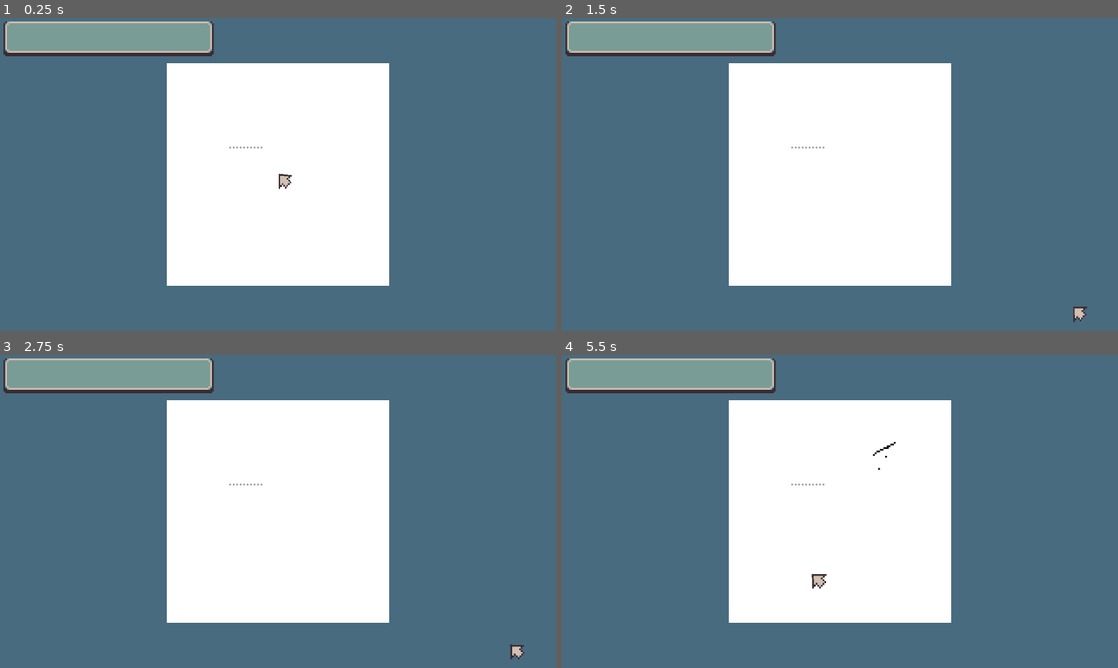
Above: before the commit, frames 1-4 (two rows, left to right).
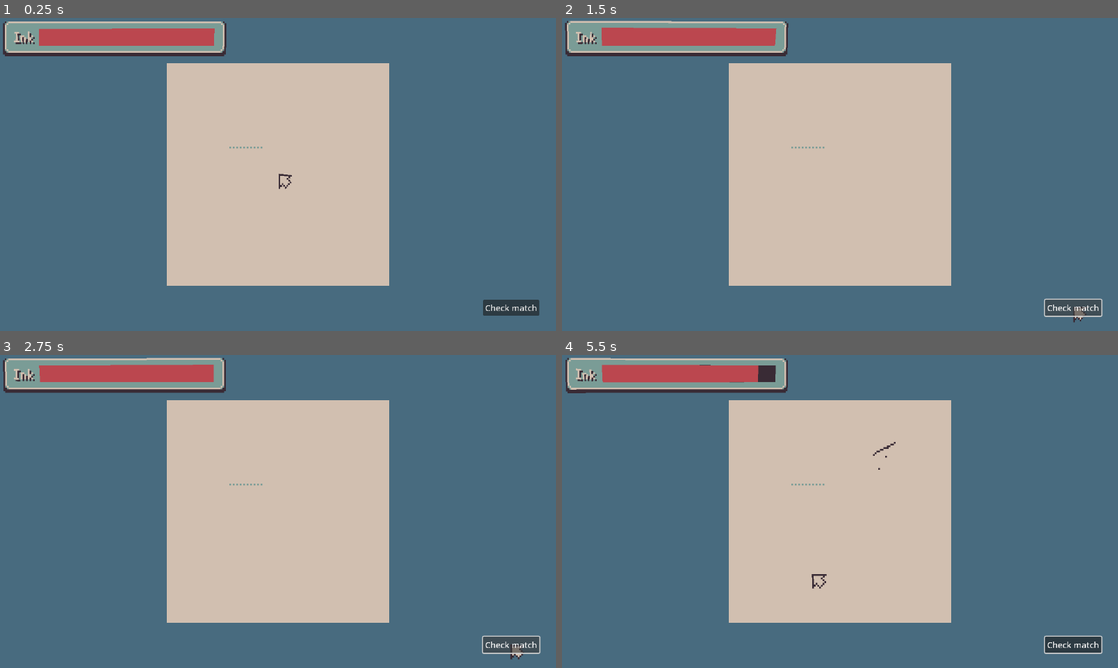
Above: after the commit, the same moments.

Repository: void22790/drunkink_ld58
Game: Godot game, scene res://scenes/root/main.tscn
Two runs of this game, one before a commit and one after it. Both use one fixed random seed, a clock stepped at 60 frames per second and the inputs below.
Inputs (mouse positions are in pixels of both pictures, inside the frame that each line leads up to):
- Up to frame 1 (0.25 s): no input
- Up to frame 2 (1.5 s): click (1073, 309) at 0.5 s, where only the run after the commit has a clickable "Check match"; click (1073, 309) at 1.25 s, where only the run after the commit has a clickable "Check match"
- Up to frame 3 (2.75 s): click (511, 646) at 2 s, where only the run after the commit has a clickable "Check match"
- Up to frame 4 (5.5 s): tap Enter at 2.75 s; move the mouse to (962, 495) at 2.77 s; right-click (962, 495) at 2.85 s; move the mouse to (728, 527) at 3.52 s; right-click (728, 527) at 3.6 s; tap Space at 4.25 s; move the mouse to (895, 442) at 4.27 s; press the mouse at (895, 442) at 4.28 s; right-click (895, 442) at 4.55 s; move the mouse to (812, 574) at 5.02 s; release the mouse at (812, 574) at 5.03 s; right-click (812, 574) at 5.1 s

The runs differ from the first frame. In frame 1, 31% of the frame differs, in the area x 0-97%, y 1-96%; in frame 2, 31%; in frame 3, 31%, in the area x 0-98%, y 0-96%; in frame 4, 31%.

Commit message:
Added font; Ink bar

Diff:
--- a/scenes/root/main.tscn
+++ b/scenes/root/main.tscn
@@ -7,13 +7,41 @@
 [ext_resource type="Script" uid="uid://qhich4gh7uli" path="res://scripts/root/drawing_hand.gd" id="4_t8wu2"]
 [ext_resource type="Texture2D" uid="uid://3t1dcl8hm2sm" path="res://graphics/func/hand_drawing.png" id="5_d8tfi"]
 [ext_resource type="Script" uid="uid://cbqpqilsv7kmc" path="res://scripts/root/mouse_cursor.gd" id="7_5gd1g"]
+[ext_resource type="Script" uid="uid://d14rb1mgoniw4" path="res://scripts/root/ink_bar.gd" id="7_7wtdl"]
 [ext_resource type="Texture2D" uid="uid://cxikfnmfjy5ga" path="res://graphics/func/gui_frame.png" id="7_aqeut"]
 [ext_resource type="Texture2D" uid="uid://b1yhh8k4yt7lu" path="res://graphics/func/cursor_normal.png" id="8_aqeut"]
+[ext_resource type="FontFile" uid="uid://dmiua4vyuiu88" path="res://graphics/fonts/cc.yal.6w3.ttf" id="8_gsrg7"]
 
 [sub_resource type="ShaderMaterial" id="ShaderMaterial_t8wu2"]
 shader = ExtResource("4_d8tfi")
 shader_parameter/intensity = 2.0
 shader_parameter/frequency = 12.0
+
+[sub_resource type="ShaderMaterial" id="ShaderMaterial_aqeut"]
+shader = ExtResource("4_d8tfi")
+shader_parameter/intensity = 0.50000002375
+shader_parameter/frequency = 2.0000000475
+
+[sub_resource type="ShaderMaterial" id="ShaderMaterial_7wtdl"]
+shader = ExtResource("4_d8tfi")
+shader_parameter/intensity = 0.50000002375
+shader_parameter/frequency = 2.0000000475
+
+[sub_resource type="ShaderMaterial" id="ShaderMaterial_rn6ia"]
+shader = ExtResource("4_d8tfi")
+shader_parameter/intensity = 0.50000002375
+shader_parameter/frequency = 2.0000000475
+
+[sub_resource type="ShaderMaterial" id="ShaderMaterial_5n5hw"]
+shader = ExtResource("4_d8tfi")
+shader_parameter/intensity = 1.0000000475
+shader_parameter/frequency = 2.0000000475
+
+[sub_resource type="StyleBoxFlat" id="StyleBoxFlat_2dnuo"]
+bg_color = Color(0.22352941, 0.16862746, 0.20784314, 1)
+
+[sub_resource type="StyleBoxFlat" id="StyleBoxFlat_cw5wm"]
+bg_color = Color(0.73333335, 0.2784314, 0.30980393, 1)
 
 [sub_resource type="ShaderMaterial" id="ShaderMaterial_gsrg7"]
 shader = ExtResource("4_d8tfi")
@@ -52,8 +80,75 @@
 texture = ExtResource("5_d8tfi")
 offset = Vector2(48, 56)
 
+[node name="GUI Control" type="Control" parent="."]
+layout_mode = 3
+anchors_preset = 0
+offset_right = 320.0
+offset_bottom = 180.0
+
+[node name="Ink Bar" type="Control" parent="GUI Control"]
+anchors_preset = 0
+offset_right = 320.0
+offset_bottom = 180.0
+script = ExtResource("7_7wtdl")
+
+[node name="NinePatchRect" type="NinePatchRect" parent="GUI Control/Ink Bar"]
+material = SubResource("ShaderMaterial_aqeut")
+layout_mode = 0
+offset_left = 2.0
+offset_top = 2.0
+offset_right = 130.0
+offset_bottom = 22.0
+texture = ExtResource("7_aqeut")
+region_rect = Rect2(0, 0, 12, 12)
+patch_margin_left = 4
+patch_margin_top = 3
+patch_margin_right = 4
+patch_margin_bottom = 5
+
+[node name="Label Shadow" type="Label" parent="GUI Control/Ink Bar"]
+material = SubResource("ShaderMaterial_7wtdl")
+layout_mode = 0
+offset_left = 9.0
+offset_top = 6.0
+offset_right = 21.0
+offset_bottom = 15.0
+theme_override_colors/font_color = Color(0.22352941, 0.16862746, 0.20784314, 1)
+theme_override_fonts/font = ExtResource("8_gsrg7")
+text = "Ink"
+
+[node name="Label Text" type="Label" parent="GUI Control/Ink Bar"]
+material = SubResource("ShaderMaterial_rn6ia")
+layout_mode = 0
+offset_left = 8.0
+offset_top = 5.0
+offset_right = 20.0
+offset_bottom = 14.0
+theme_override_colors/font_color = Color(0.81960785, 0.7490196, 0.6901961, 1)
+theme_override_fonts/font = ExtResource("8_gsrg7")
+text = "Ink"
+
+[node name="ProgressBar" type="ProgressBar" parent="GUI Control/Ink Bar"]
+material = SubResource("ShaderMaterial_5n5hw")
+layout_mode = 0
+offset_left = 23.0
+offset_top = 6.0
+offset_right = 123.0
+offset_bottom = 16.0
+theme_override_styles/background = SubResource("StyleBoxFlat_2dnuo")
+theme_override_styles/fill = SubResource("StyleBoxFlat_cw5wm")
+value = 80.0
+show_percentage = false
+
+[node name="Mouse Cursor" type="Node2D" parent="."]
+script = ExtResource("7_5gd1g")
+
+[node name="Sprite2D" type="Sprite2D" parent="Mouse Cursor"]
+material = SubResource("ShaderMaterial_gsrg7")
+texture = ExtResource("8_aqeut")
+offset = Vector2(4, 4)
+
 [node name="Debug Menu" type="Control" parent="."]
-visible = false
 layout_mode = 3
 anchors_preset = 0
 offset_right = 320.0
@@ -68,33 +163,4 @@
 scale = Vector2(0.3, 0.3)
 text = "Check match"
 
-[node name="Interface" type="CanvasLayer" parent="."]
-
-[node name="GUI Control" type="Control" parent="Interface"]
-layout_mode = 3
-anchors_preset = 0
-offset_right = 320.0
-offset_bottom = 180.0
-
-[node name="NinePatchRect" type="NinePatchRect" parent="Interface/GUI Control"]
-layout_mode = 0
-offset_left = 2.0
-offset_top = 2.0
-offset_right = 123.0
-offset_bottom = 22.0
-texture = ExtResource("7_aqeut")
-region_rect = Rect2(0, 0, 12, 12)
-patch_margin_left = 4
-patch_margin_top = 3
-patch_margin_right = 4
-patch_margin_bottom = 5
-
-[node name="Mouse Cursor" type="Node2D" parent="Interface"]
-script = ExtResource("7_5gd1g")
-
-[node name="Sprite2D" type="Sprite2D" parent="Interface/Mouse Cursor"]
-material = SubResource("ShaderMaterial_gsrg7")
-texture = ExtResource("8_aqeut")
-offset = Vector2(4, 4)
-
 [connection signal="pressed" from="Debug Menu/MatchButton" to="." method="_on_match_button_pressed"]
--- a/scripts/root/drawing_canvas.gd
+++ b/scripts/root/drawing_canvas.gd
@@ -15,6 +15,7 @@
 var stencil_ink: int
 
 var ink_amount: int = 10
+var max_ink_amount: int
 
 var cursor_raw_pos: Vector2
 var cursor_pos: Vector2i
@@ -61,6 +62,7 @@
 				ink += 1
 	stencil_ink = ink
 	ink_amount = (10 * ink) + (ink * 10 * Main.difficulty)
+	max_ink_amount = ink_amount
 
 func _draw_stencil() -> void:
 	if stencil_data.is_empty():
--- /dev/null
+++ b/scripts/root/ink_bar.gd
@@ -0,0 +1,9 @@
+extends Control
+
+@onready var drawing_canvas: Node2D = $"../../Drawing Canvas"
+
+@onready var progress_bar: ProgressBar = $ProgressBar
+
+func _process(_delta: float) -> void:
+	var amount: float = float(drawing_canvas.ink_amount) / float(drawing_canvas.max_ink_amount) * 100.0
+	progress_bar.value = amount
--- a/scripts/root/main.gd
+++ b/scripts/root/main.gd
@@ -4,7 +4,7 @@
 
 @onready var drawing_canvas: Node2D = $"Drawing Canvas"
 @onready var drawing_hand: Node2D = $"Drawing Hand"
-@onready var mouse_cursor: Node2D = $"Interface/Mouse Cursor"
+@onready var mouse_cursor: Node2D = $"Mouse Cursor"
 
 var canvas_position: Vector2i
 var canvas_size: Vector2i
Binary file added: graphics/fonts/cc.yal.6w3.ttf
Not shown, added: graphics/fonts/cc.yal.6w3.ttf.import
Binary file changed: graphics/func/tilesets/drawing_tileset.png
Not shown: 1 places in scenes/root/main.tscn that only renumber resources
Not shown, added: scripts/root/ink_bar.gd.uid
